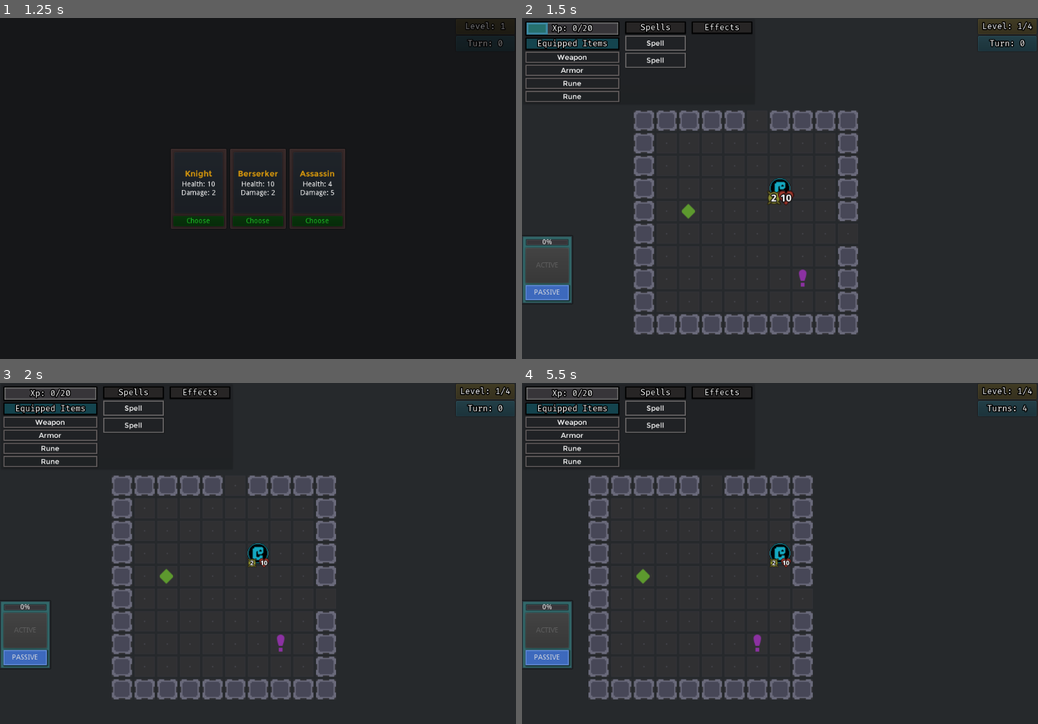
Above: before the commit, frames 1-4 (two rows, left to right).
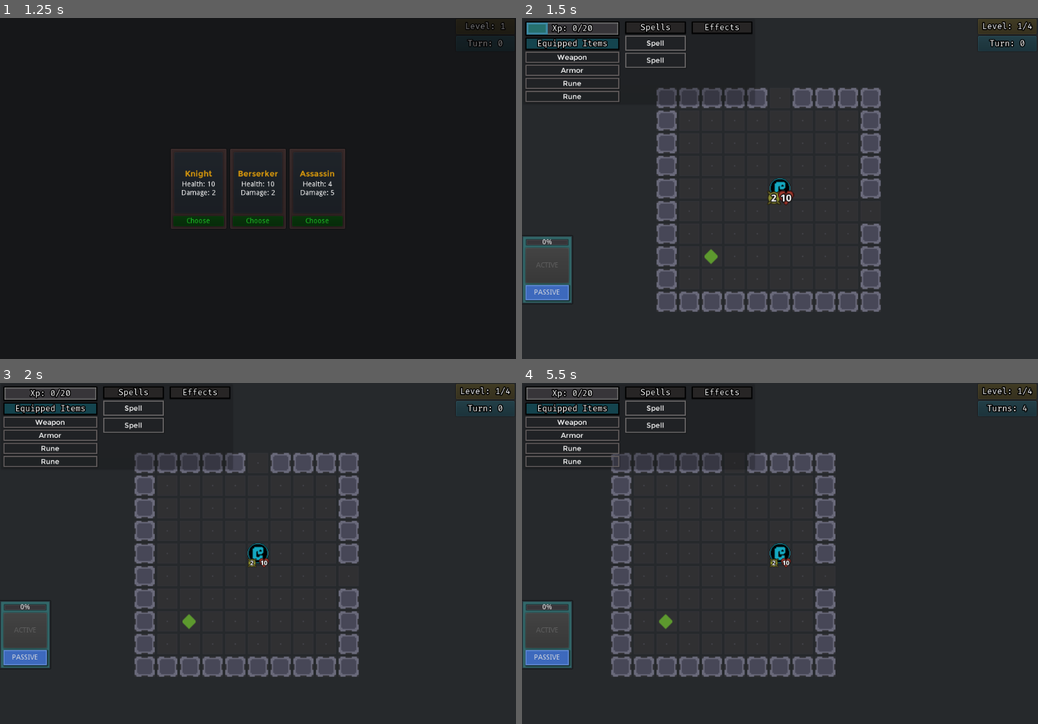
Above: after the commit, the same moments.

Repository: ZenCoderGames/ZRoguelikeGame
Game: Godot game, scene res://scene/main/MainScene.tscn
The game is run twice, just before and just after one commit, with the same random seed, the same clock (stepped at 60 frames per second) and the same inputs.
Inputs (mouse positions are in pixels of both pictures, inside the frame that each line leads up to):
- Up to frame 1 (1.25 s): click "New Game" at 0.5 s
- Up to frame 2 (1.5 s): click "Choose" at 1.25 s
- Up to frame 3 (2 s): no input
- Up to frame 4 (5.5 s): click "PASSIVE" at 2 s; tap Enter at 2.75, 4.25 s; move the mouse to (780, 553) at 2.77 s; hold Right (move_right) 2.78-3.53 s; tap S (cam_move_down) at 2.85 s; tap Space at 3.5, 5 s; move the mouse to (676, 570) at 3.52 s; hold Down (move_down) 3.53-4.28 s; tap A (cam_move_left) at 3.6 s; move the mouse to (831, 478) at 4.27 s; hold Right (move_right) 4.28-5.03 s; tap D (cam_move_right) at 4.35 s; move the mouse to (754, 621) at 5.02 s; hold Up (move_up) from 5.03 s (still down); tap W (cam_move_up) at 5.1 s

Frame 1 is identical in both runs. In frame 2, 14% of the frame differs, in the area x 21-70%, y 20-93%; in frame 3, 14%; in frame 4, 14%, in the area x 12-61%, y 20-93%.

Commit message:
Fix for equipment affecting stat calc

Diff:
--- a/scene/main/MainScene.tscn
+++ b/scene/main/MainScene.tscn
@@ -43,7 +43,6 @@
 [node name="Battle" type="Node2D" parent="."]
 script = ExtResource( 4 )
 doorsStayOpenDuringBattle = true
-debugSpawnItems = [ "ITEM_SPELL_LIFE_DRAIN" ]
 
 [node name="PlayerInput" type="Node" parent="Battle"]
 script = ExtResource( 3 )
--- a/scripts/battle/instance/stats/Stat.gd
+++ b/scripts/battle/instance/stats/Stat.gd
@@ -28,7 +28,9 @@
 	return baseValue
 
 func modify_value(newValue:int):
-	value = int(clamp(newValue, 0, baseValue))
+	value = newValue
+	if value>baseValue:
+		value = baseValue
 	return value
 
 func modify_base_value(newBaseValue:int):
